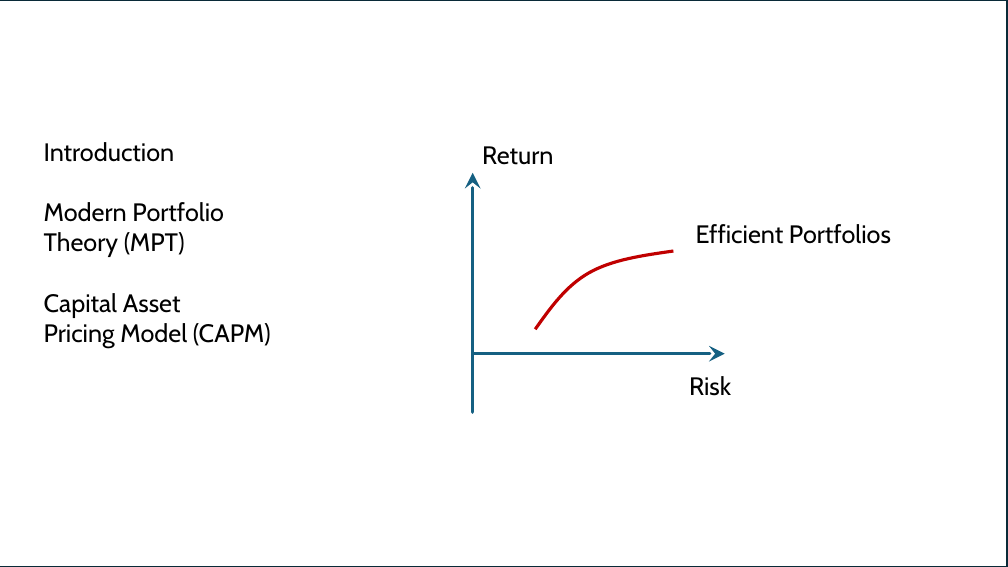
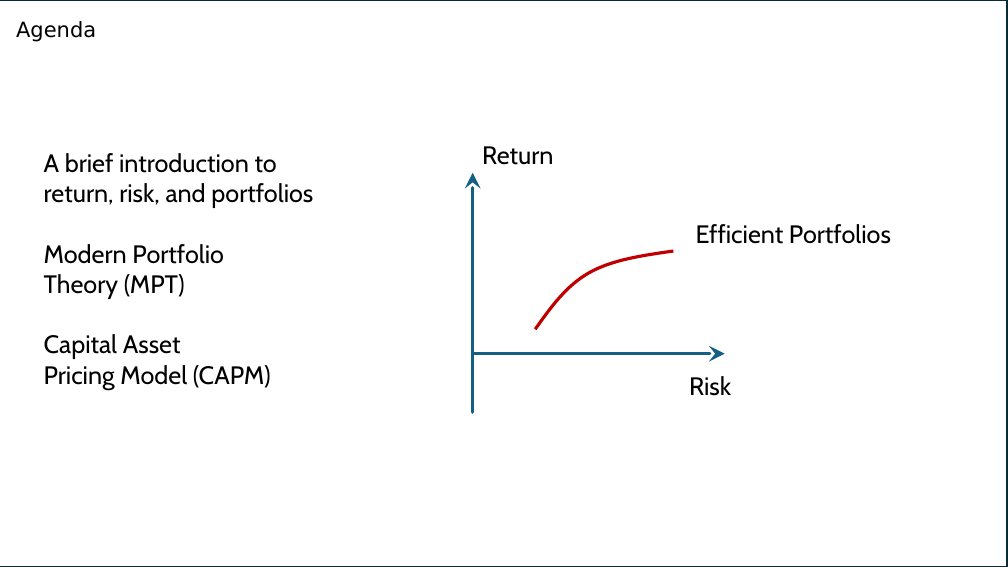
Before and after one commit to fij/btup, a slide deck: slide 4 of MMS_2024_09_10/Farkas_2024_09_10.pptx. Drawn at 1008x567 pixels with LibreOffice and Linux fonts; fonts in the diff are those of the drawing; background and template pictures are left out. Boxes give left, top, right and bottom in pixels: in the first picture for what was removed or moved away, otherwise in the second. Text is boxed around its words. In the diff, an @@ line names an element or a change of style, - is before the commit and + after.

Commit message:
switched about slides, added back slide headers, added agenda item list

```diff
--- a/MMS_2024_09_10/Farkas_2024_09_10.pptx
+++ b/MMS_2024_09_10/Farkas_2024_09_10.pptx
@@ text added at (16,21,96,42), 20 pt, text #000000 @@
+Agenda
@@ text "A brief introduction to": place and size @@
-text "A brief introduction to" at (44,142,271,348)
+text "A brief introduction to" at (44,153,313,390)
@@ text at (44,153,313,208): text changed @@
-Introduction
+A brief introduction to
+return, risk, and portfolios
```
Also in this commit, not shown: 24 other slides changed.
